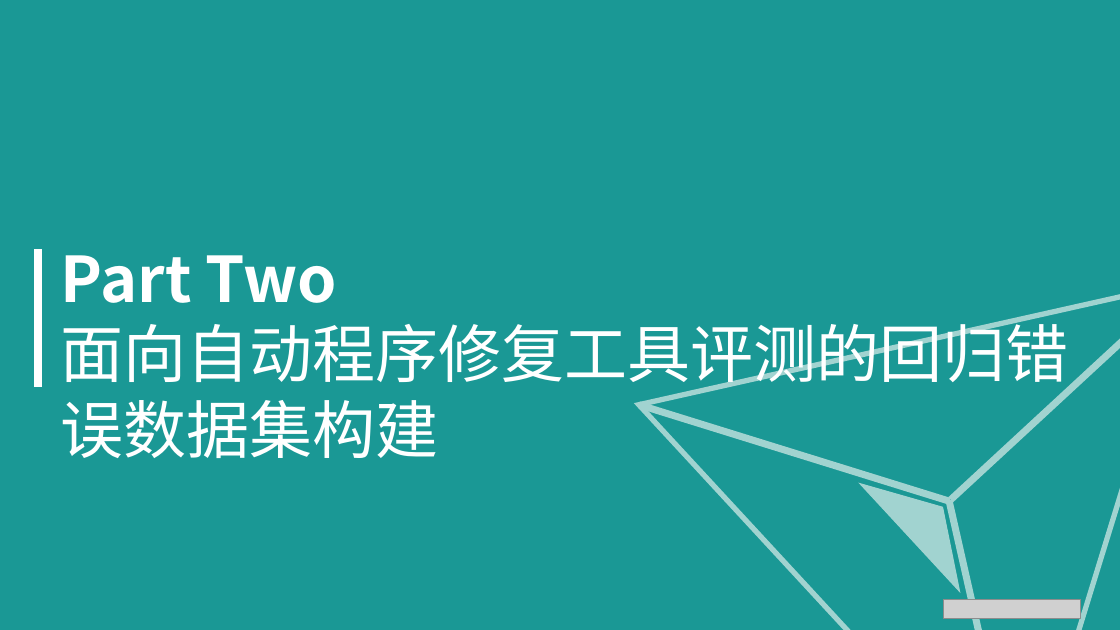
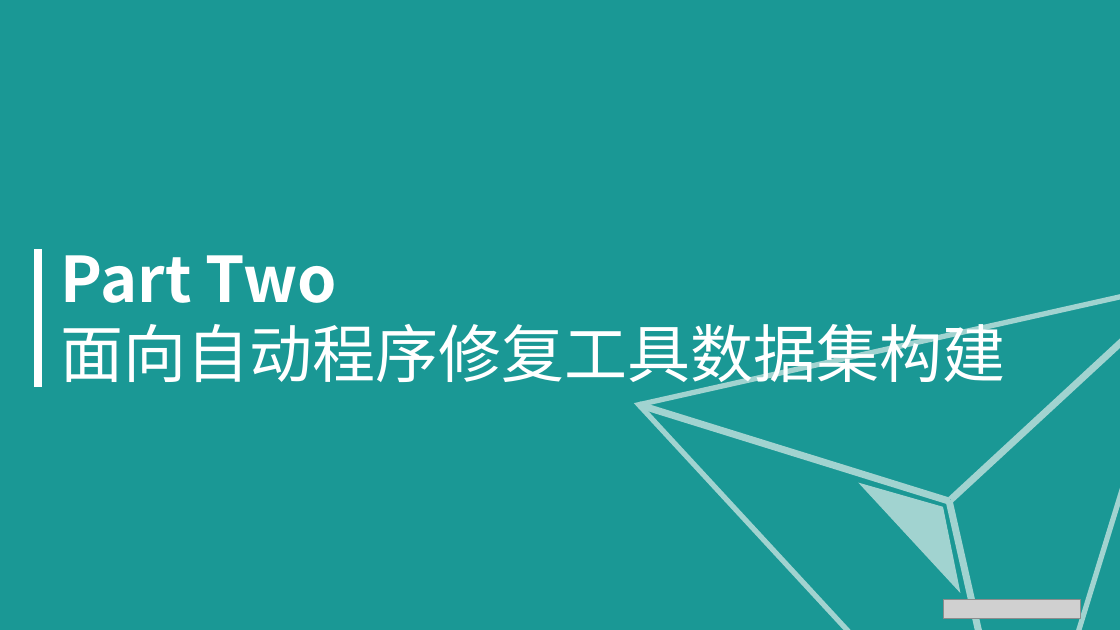
Before and after one commit to Ggiiljj/BALL_Date, a slide deck: slide 15 of 小组作业/SE2019春-G06-翻转课堂自动程序修复.pptx (slide 14 before the commit). Drawn at 1120x630 pixels with LibreOffice and Linux fonts; fonts in the diff are those of the drawing; grey boxes stand for pictures. Boxes give left, top, right and bottom in pixels: in the first picture for what was removed or moved away, otherwise in the second. Text is boxed around its words. In the diff, an @@ line names an element or a change of style, - is before the commit and + after.

```diff
--- a/小组作业/SE2019春-G06-翻转课堂自动程序修复.pptx
+++ b/小组作业/SE2019春-G06-翻转课堂自动程序修复.pptx
@@ text at box(61, 320, 1006, 393): text changed @@
-面向自动程序修复工具评测的回归错误数据集构建
+面向自动程序修复工具数据集构建
```
Also in this commit, not shown: 8 other slides changed, 5 slides added, 1 slide removed, 3 other files.
